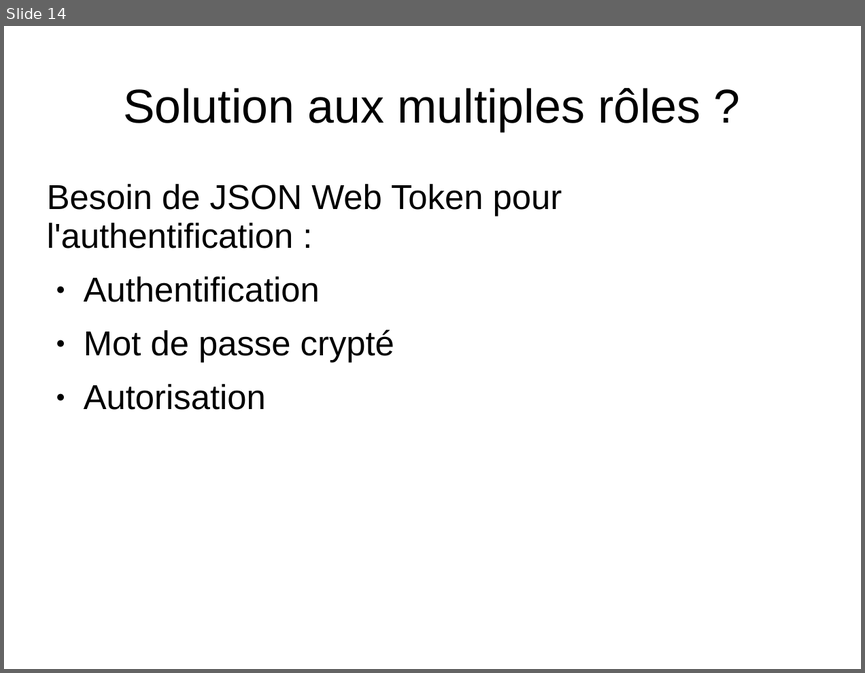
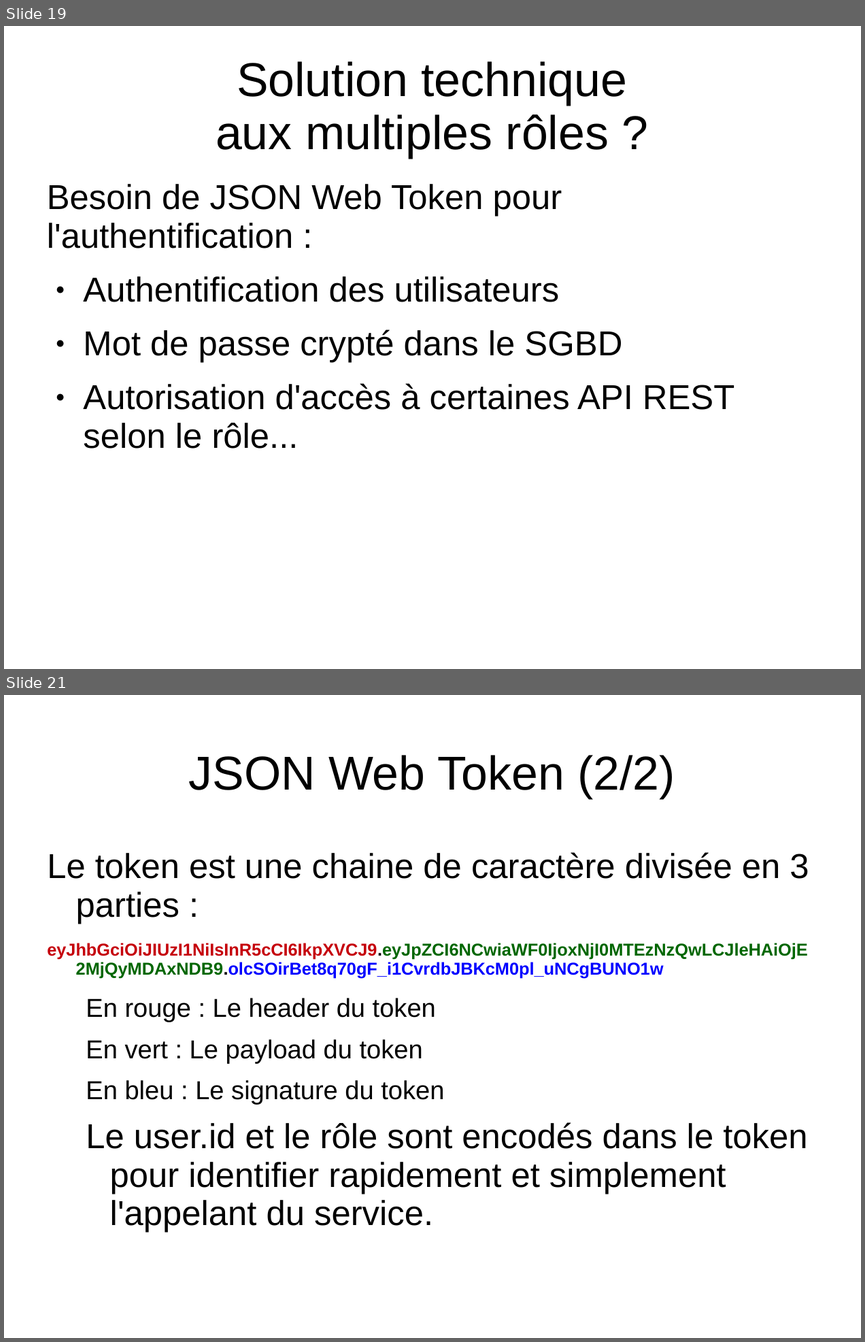
Before and after one commit to Wathil/POECNews, a slide deck: presentation.ppt. Shown one above the other, each under a label of ours: slide 14 before the commit, slides 19 and 21 after it; the slides between them are not shown. The pictures are 865x673 and 865x1342 pixels, drawn with LibreOffice and Linux fonts; fonts in the diff are those of the drawing. Boxes give left, top, right and bottom in pixels: in the first picture for what was removed or moved away, otherwise in the second. Text is boxed around its words. In the diff, an @@ line names an element or a change of style, - is before the commit and + after.

```diff
--- a/presentation.ppt
+++ b/presentation.ppt
@@ slide 21 added at <box>4,695,861,1338</box>, background #FFFFFF @@
@@ title added at <box>189,755,675,799</box>, 44 pt, text #000000 @@
+JSON Web Token (2/2)
@@ text added at <box>47,852,808,1232</box>, 32 pt, text #000000 @@
+Le token est une chaine de caractère divisée en 3 parties :
+eyJhbGciOiJIUzI1NiIsInR5cCI6IkpXVCJ9.eyJpZCI6NCwiaWF0IjoxNjI0MTEzNzQwLCJleHAiOjE2MjQyMDAxNDB9.olcSOirBet8q70gF_i1CvrdbJBKcM0pl_uNCgBUNO1w
+  En rouge : Le header du token
+  En vert : Le payload du token
+  En bleu : Le signature du token
+  Le user.id et le rôle sont encodés dans le token pour identifier rapidement et simplement l'appelant du service.
@@ what was slide 14 is now slide 19 @@
@@ slide 19 changed as well @@
@@ title at <box>215,61,628,158</box>: text changed @@
-Solution aux multiples rôles ?
+Solution technique
+aux multiples rôles ?
@@ text at <box>83,276,734,448</box>: text changed @@
-● Authentification
-● Mot de passe crypté
-● Autorisation
+● Authentification des utilisateurs
+● Mot de passe crypté dans le SGBD
+● Autorisation d'accès à certaines API REST selon le rôle...
```
Also in this commit, not shown: 11 other slides changed, 2 other slides added, 1 slide removed.
